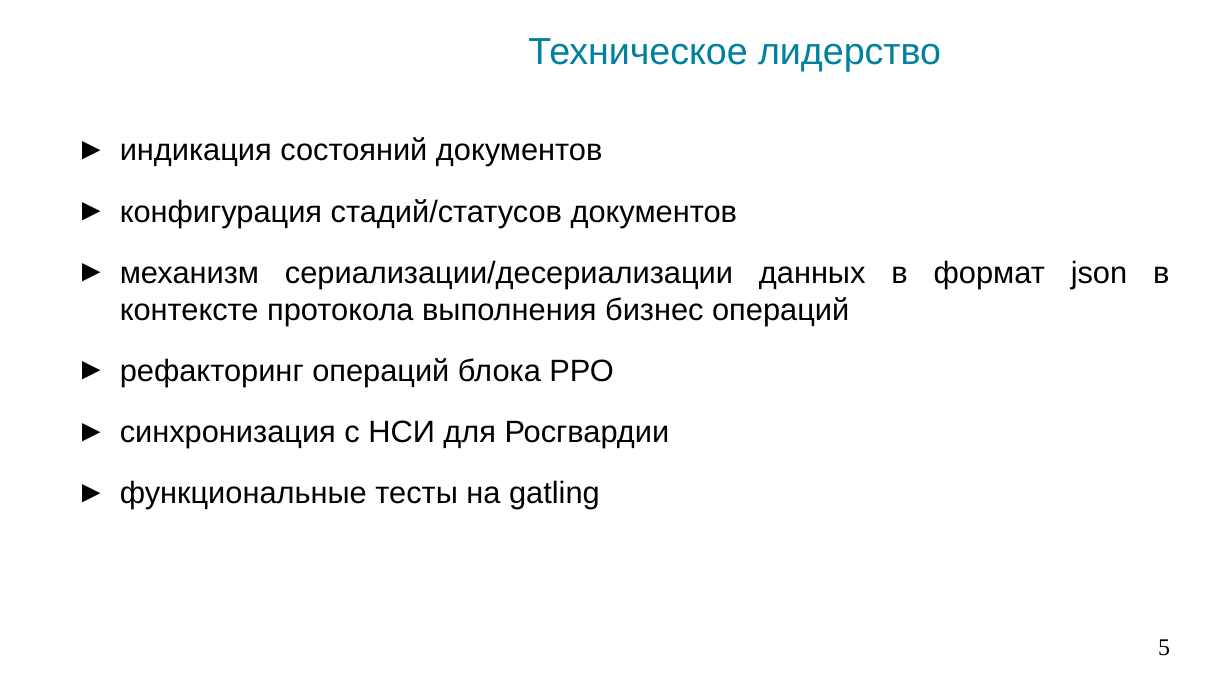
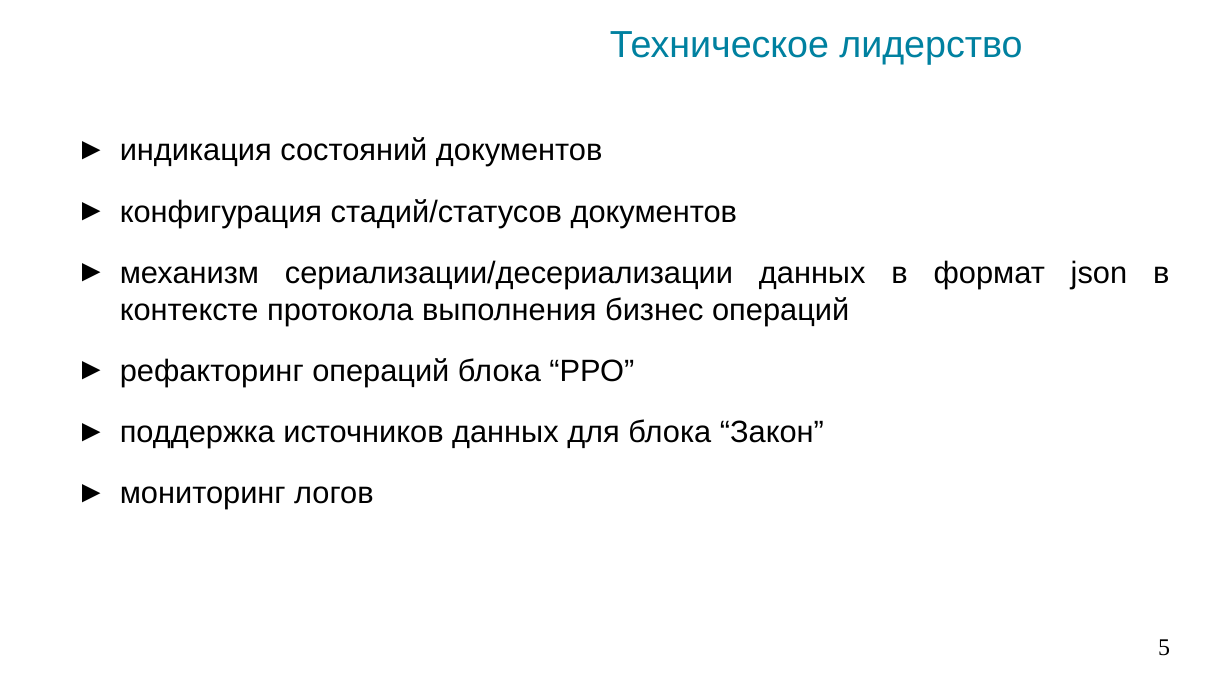
Before and after one commit to kuznetsoviv/krista-attestation-sp2, a slide deck: slide 5 of presentation.pptx. Drawn at 1232x693 pixels with LibreOffice and Linux fonts; fonts in the diff are those of the drawing; background and template pictures are left out. Boxes give left, top, right and bottom in pixels: in the first picture for what was removed or moved away, otherwise in the second. Text is boxed around its words. In the diff, an @@ line names an element or a change of style, - is before the commit and + after.

```diff
--- a/presentation.pptx
+++ b/presentation.pptx
@@ title "Техническое лидерство": place and size @@
-title "Техническое лидерство" at [528,38,941,72]
+title "Техническое лидерство" at [610,31,1022,65]
@@ text at [120,358,824,509]: text changed @@
-► рефакторинг операций блока РРО
-► синхронизация с НСИ для Росгвардии
-► функциональные тесты на gatling
+► рефакторинг операций блока “РРО”
+► поддержка источников данных для блока “Закон”
+► мониторинг логов
```
Also in this commit, not shown: 4 other slides changed, 1 slide added, 3 other files.
